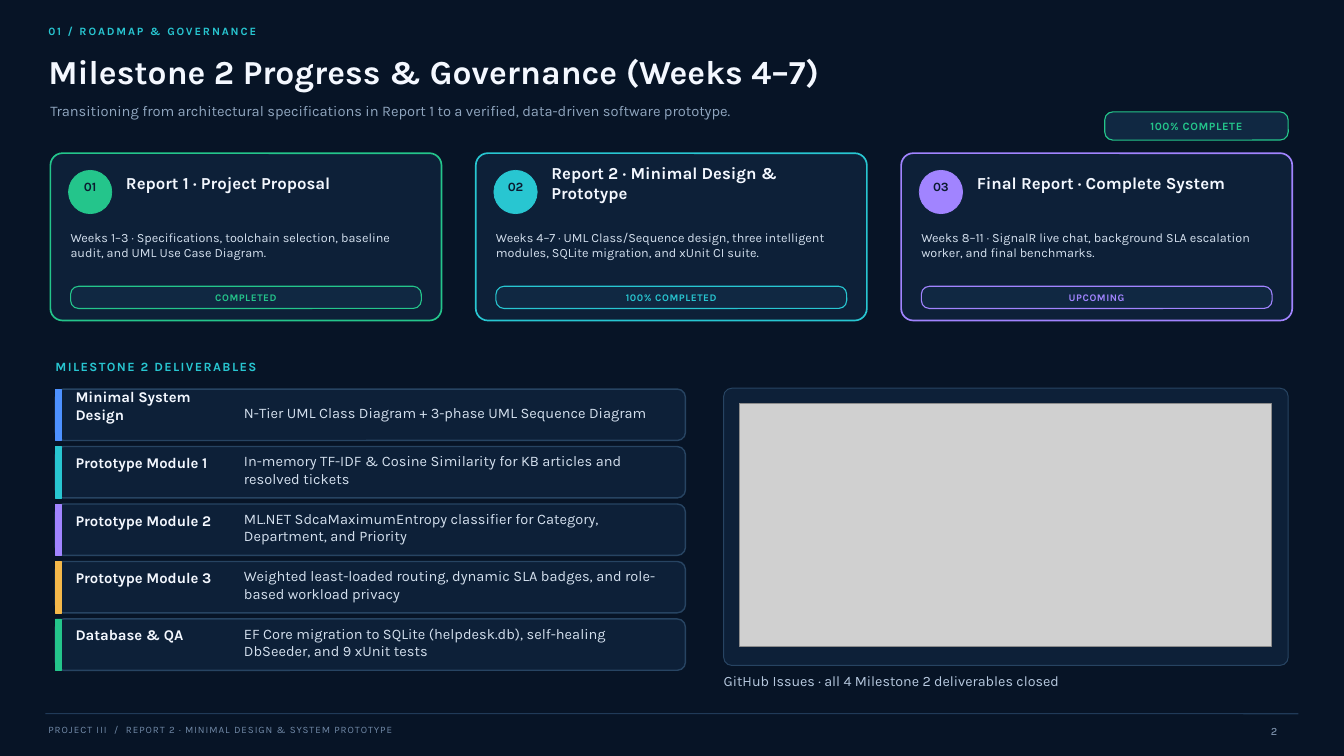
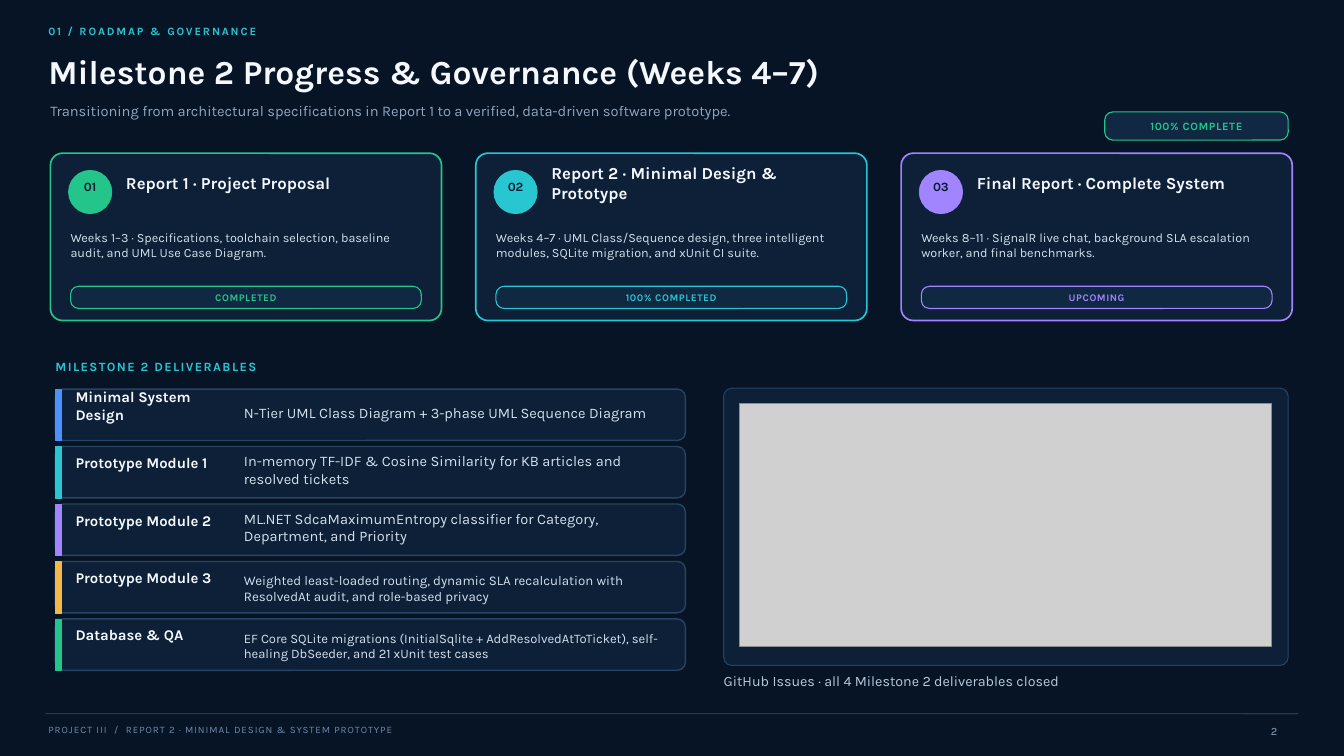
Before and after one commit to AlexandruCristianGeorgeSerban/IT-Helpdesk-Platform, a slide deck: slide 2 of Docs/Project 3 Tools/Report 2 - Intermediary/IT_Helpdesk_Report2_Intermediary.pptx. Drawn at 1344x756 pixels with LibreOffice and Linux fonts; fonts in the diff are those of the drawing; grey boxes stand for pictures. Boxes give left, top, right and bottom in pixels: in the first picture for what was removed or moved away, otherwise in the second. Text is boxed around its words. In the diff, an @@ line names an element or a change of style, - is before the commit and + after.

```diff
--- a/Docs/Project 3 Tools/Report 2 - Intermediary/IT_Helpdesk_Report2_Intermediary.pptx
+++ b/Docs/Project 3 Tools/Report 2 - Intermediary/IT_Helpdesk_Report2_Intermediary.pptx
@@ text at [244, 576, 624, 604]: text changed; size 10.4 to 9.5 pt @@
-Weighted least-loaded routing, dynamic SLA badges, and role-based workload privacy
+Weighted least-loaded routing, dynamic SLA recalculation with ResolvedAt audit, and role-based privacy
@@ text at [244, 633, 658, 661]: text changed; size 10.4 to 9.3 pt @@
-EF Core migration to SQLite (helpdesk.db), self-healing DbSeeder, and 9 xUnit tests
+EF Core SQLite migrations (InitialSqlite + AddResolvedAtToTicket), self-healing DbSeeder, and 21 xUnit test cases
```
Also in this commit, not shown: 7 other slides changed, 1 other file.
